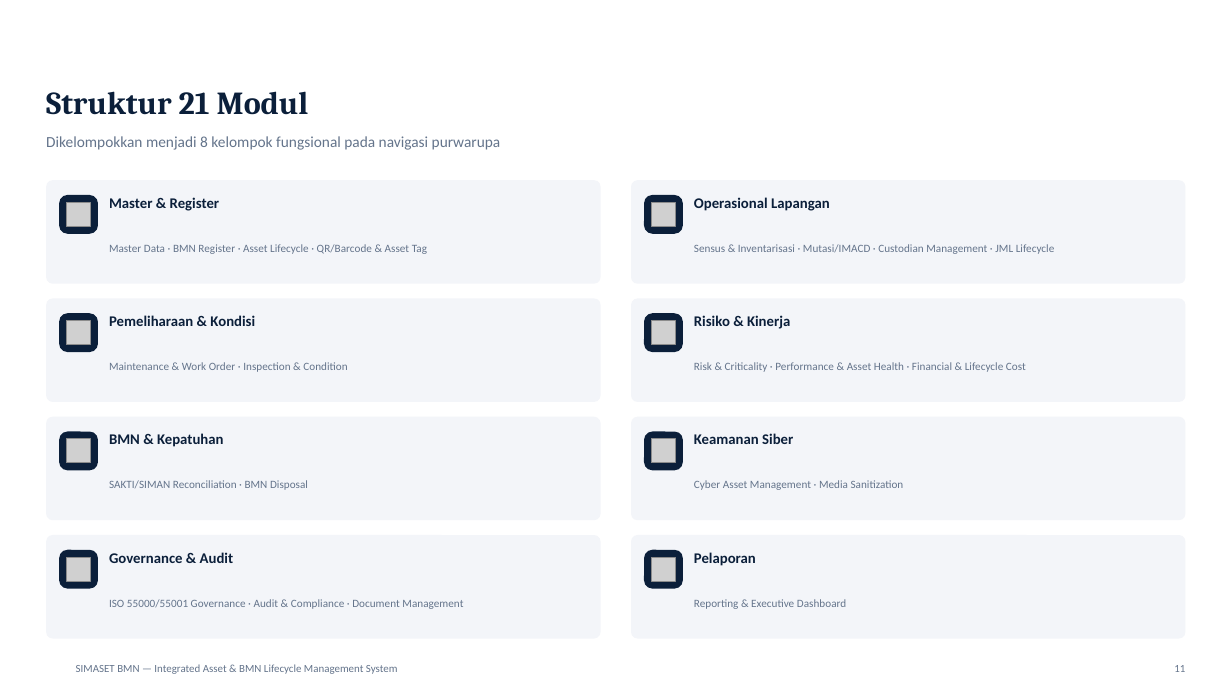
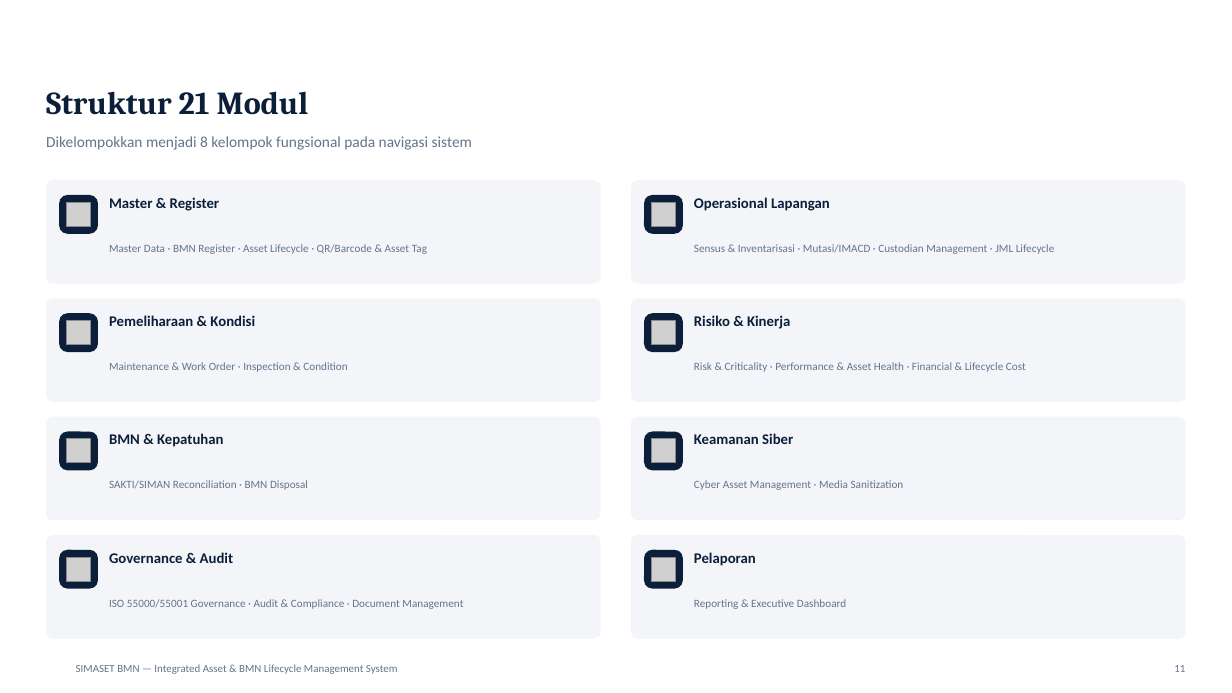
Before and after one commit to DrOsmond-STU/asetmanajemen, a slide deck: slide 12 of docs/SIMASET-BMN-Presentasi.pptx. Drawn at 1232x693 pixels with LibreOffice and Linux fonts; fonts in the diff are those of the drawing; grey boxes stand for pictures; background and template pictures are left out. Boxes give left, top, right and bottom in pixels: in the first picture for what was removed or moved away, otherwise in the second. Text is boxed around its words. In the diff, an @@ line names an element or a change of style, - is before the commit and + after.

```diff
--- a/docs/SIMASET-BMN-Presentasi.pptx
+++ b/docs/SIMASET-BMN-Presentasi.pptx
@@ text at (46, 136, 472, 150): text changed @@
-Dikelompokkan menjadi 8 kelompok fungsional pada navigasi purwarupa
+Dikelompokkan menjadi 8 kelompok fungsional pada navigasi sistem
```
Also in this commit, not shown: 22 other slides changed, 4 other files.
